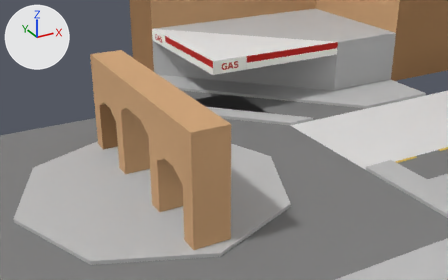
Renders of the glTF model assets/models/chunks/arch.glb from each side of a commit.
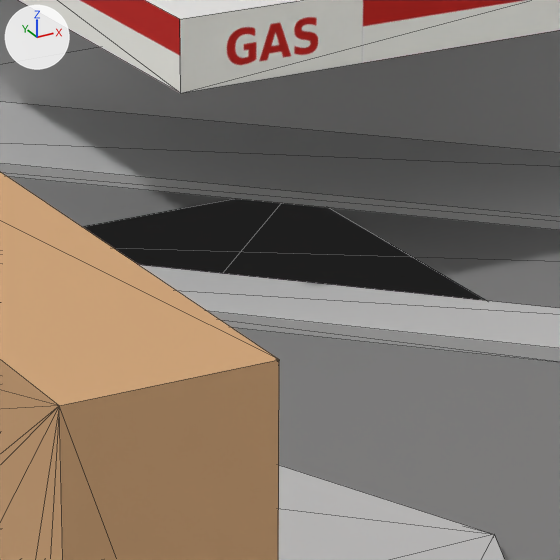
There are two pictures of each version: one from a camera (50 mm lens) standing at (-11.63, -29.29, 16.65) and looking at (8.19, 6.75, -1.37), one close up on the part from 40% to 63% of the width and 21% to 57% of the height. Arrows for +X, +Y and +Z are at upper left; the lights stay in place. The last two pictures show the newer version. The close-ups show mesh edges as thin lines. Where no turn or scale is listed for an object, it has been applied to the vertices.

In view in the first close-up: 'Arch', 'Gas', 'Gas Banner', 'Island', 'Roundabout'.
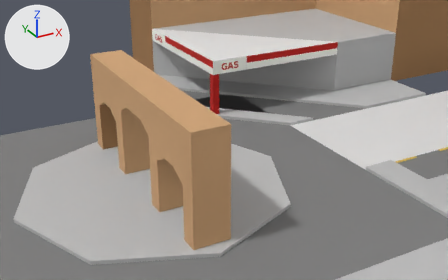
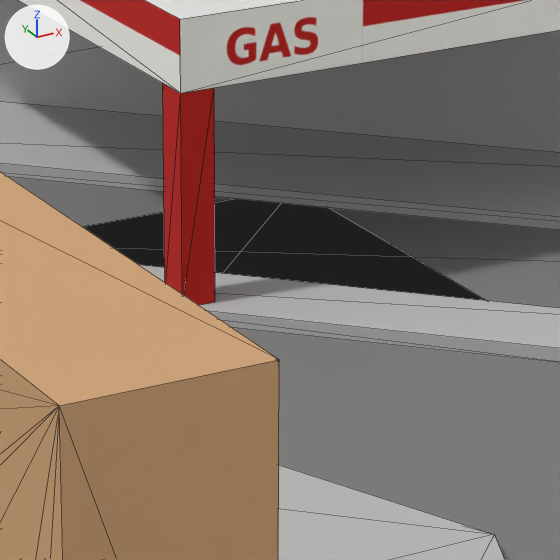
The change, as JSON lines over the scene's bpy script:
```json
{"op": "add", "block": "mat_red", "code": ["mat_red = principled_material('Red')", "mat_red.base_color = (0.584, 0.0137, 0.00913)  # red #c91f18", "mat_red.roughness = 1.0"]}
{"op": "add", "block": "me_plane_011", "code": ["me_plane_011 = bpy.data.meshes.new('Plane.011')", "me_plane_011.from_pydata([(-0.5, -0.5, 0.0), (0.0, -0.5, 0.0), (-0.5, 0.0, 0.0), (0.0, 0.0, 0.0), (-0.5, 0.0, 3.0), (-0.5, -0.5, 3.0), (0.0, -0.5, 3.0), (0.0, 0.0, 3.0)], [], [(3, 2, 4), (3, 4, 7), (0, 1, 6), (0, 6, 5), (1, 3, 7), (1, 7, 6), (2, 0, 5), (2, 5, 4)])", "me_plane_011.materials.append(mat_red)  # red #c91f18"]}
{"op": "add", "block": "ob_gas_column", "code": ["ob_gas_column = bpy.data.objects.new('Gas Column', me_plane_011)", "ob_gas_column.location = (8.5, 8.5, 0.2)"]}
```

Boxes [x1, y1, x2, y2] around the edits, measured in the close-ups (560 x 560 px):
```json
{"object": "Gas Column", "change": "added", "after": [163, 84, 215, 305], "on screen": "red"}
```
